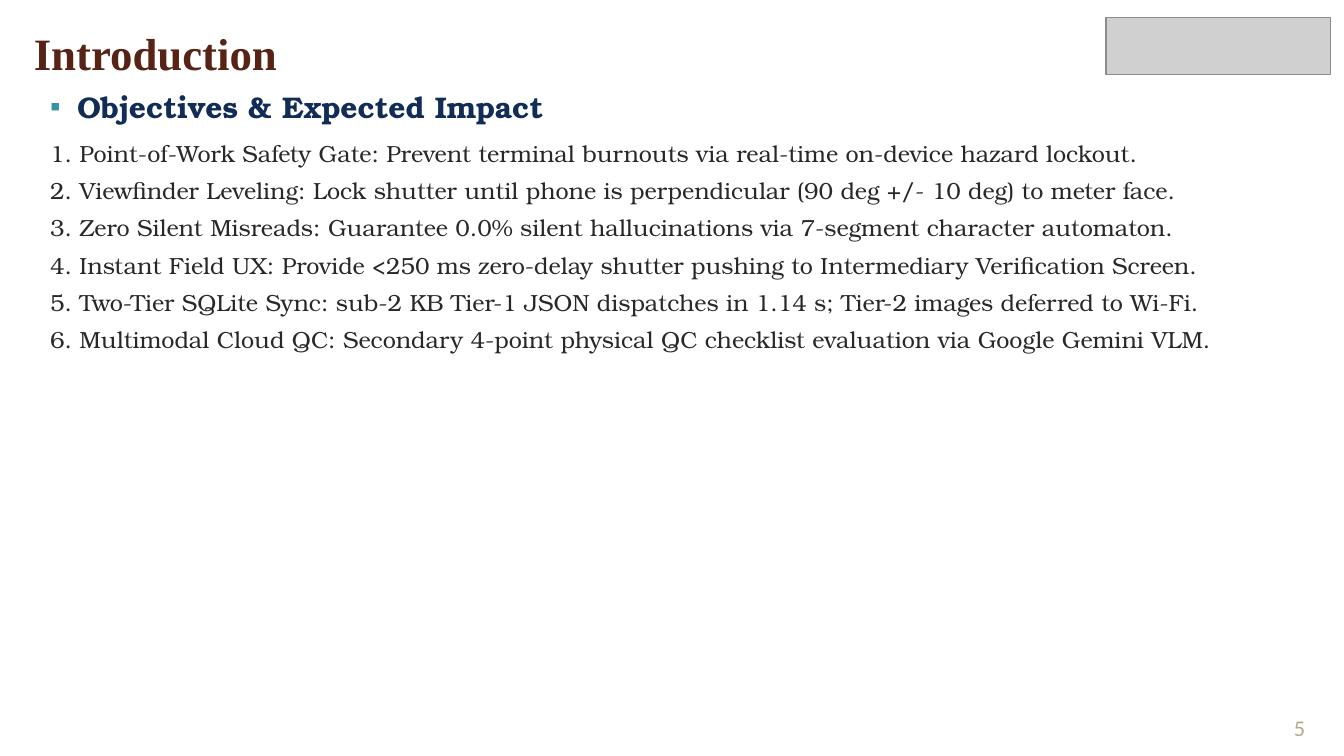
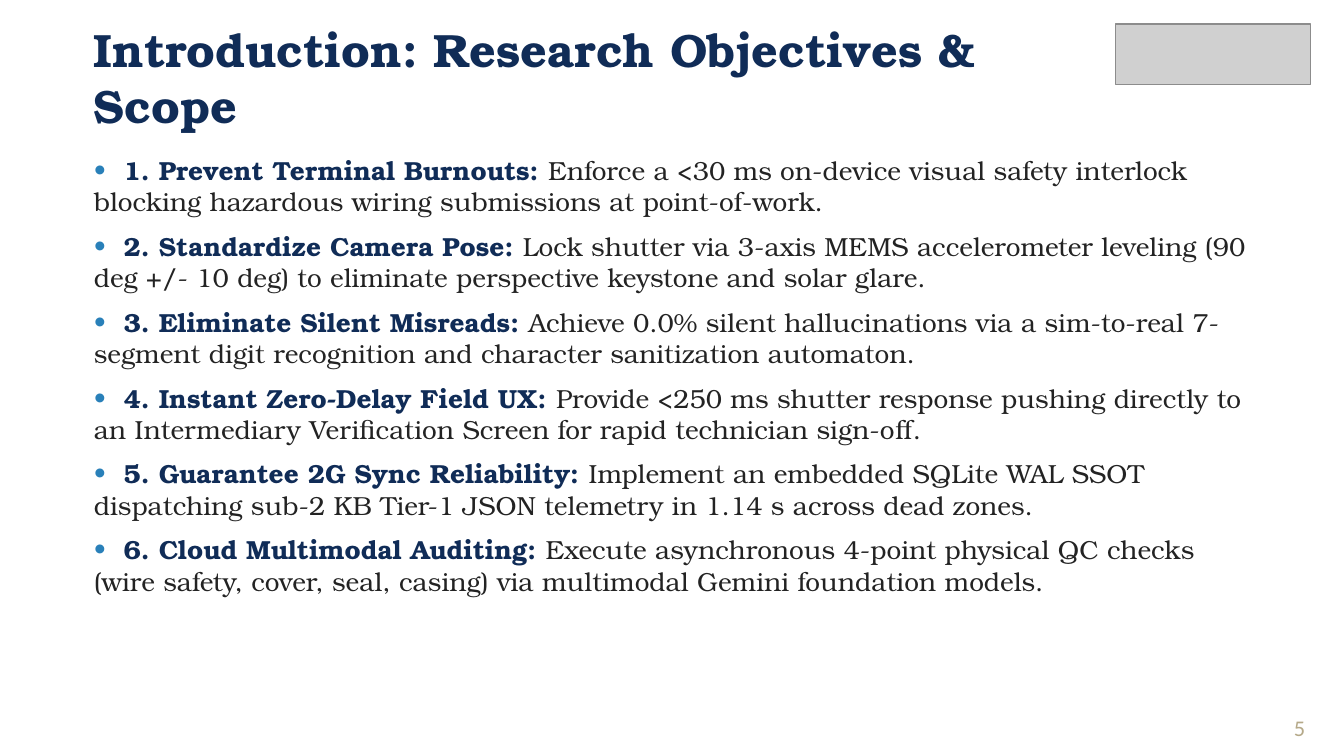
Before and after one commit to frankmathewsajan/psychic-spark, a slide deck: slide 5 of docs/presentation/Capstone_Final_Review_Presentation.pptx. Drawn at 1344x756 pixels with LibreOffice and Linux fonts; fonts in the diff are those of the drawing; grey boxes stand for pictures; background and template pictures are left out. Boxes give left, top, right and bottom in pixels: in the first picture for what was removed or moved away, otherwise in the second. Text is boxed around its words. In the diff, an @@ line names an element or a change of style, - is before the commit and + after.

Commit message:
fix(presentation-report): diagonal logo scaling, uniform bullets, abbreviations split, and layout perfection

```diff
--- a/docs/presentation/Capstone_Final_Review_Presentation.pptx
+++ b/docs/presentation/Capstone_Final_Review_Presentation.pptx
@@ picture: place and size @@
-picture at (1106, 17, 1331, 74)
+picture at (1116, 24, 1310, 85)
@@ text at (94, 31, 922, 133): text changed; size 24 to 25 pt; font Times New Roman to TeX Gyre Bonum; text colour #572314 to #102C57 @@
-Introduction
+Introduction: Research Objectives & Scope
@@ text at (94, 160, 1245, 597): text changed; size 12.5 to 14 pt; text colour #282828 to #232323 @@
-▪ Objectives & Expected Impact
-1. Point-of-Work Safety Gate: Prevent terminal burnouts via real-time on-device hazard lockout.
-2. Viewfinder Leveling: Lock shutter until phone is perpendicular (90 deg +/- 10 deg) to meter face.
-3. Zero Silent Misreads: Guarantee 0.0% silent hallucinations via 7-segment character automaton.
-4. Instant Field UX: Provide <250 ms zero-delay shutter pushing to Intermediary Verification Screen.
-5. Two-Tier SQLite Sync: sub-2 KB Tier-1 JSON dispatches in 1.14 s; Tier-2 images deferred to Wi-Fi.
-6. Multimodal Cloud QC: Secondary 4-point physical QC checklist evaluation via Google Gemini VLM.
+• 1. Prevent Terminal Burnouts: Enforce a <30 ms on-device visual safety interlock blocking hazardous wiring submissions at point-of-work.
+• 2. Standardize Camera Pose: Lock shutter via 3-axis MEMS accelerometer leveling (90 deg +/- 10 deg) to eliminate perspective keystone and solar glare.
+• 3. Eliminate Silent Misreads: Achieve 0.0% silent hallucinations via a sim-to-real 7-segment digit recognition and character sanitization automaton.
+• 4. Instant Zero-Delay Field UX: Provide <250 ms shutter response pushing directly to an Intermediary Verification Screen for rapid technician sign-off.
+• 5. Guarantee 2G Sync Reliability: Implement an embedded SQLite WAL SSOT dispatching sub-2 KB Tier-1 JSON telemetry in 1.14 s across dead zones.
+• 6. Cloud Multimodal Auditing: Execute asynchronous 4-point physical QC checks (wire safety, cover, seal, casing) via multimodal Gemini foundation models.
```
Also in this commit, not shown: 15 other slides changed, 4 other files.
